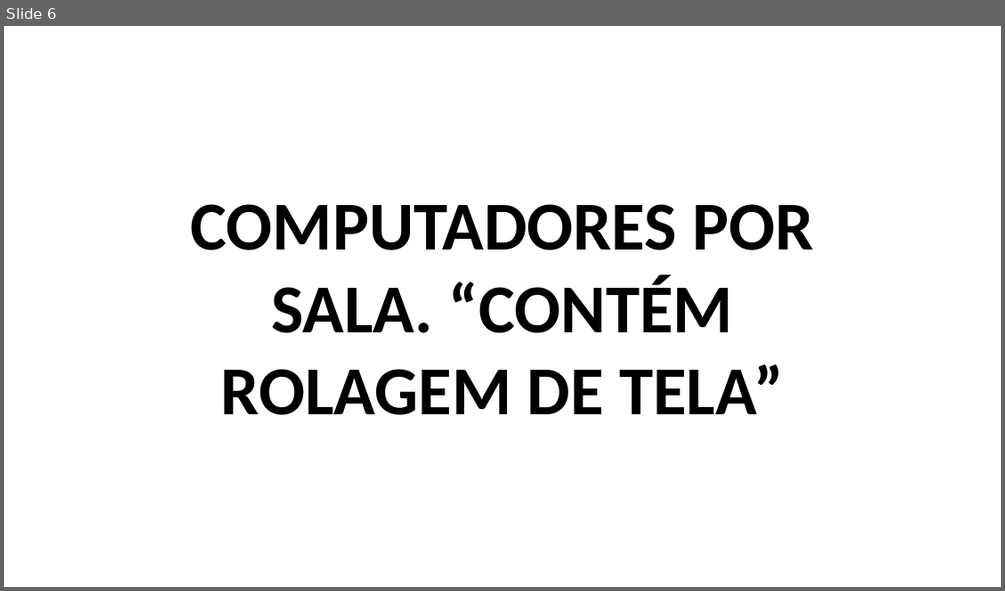
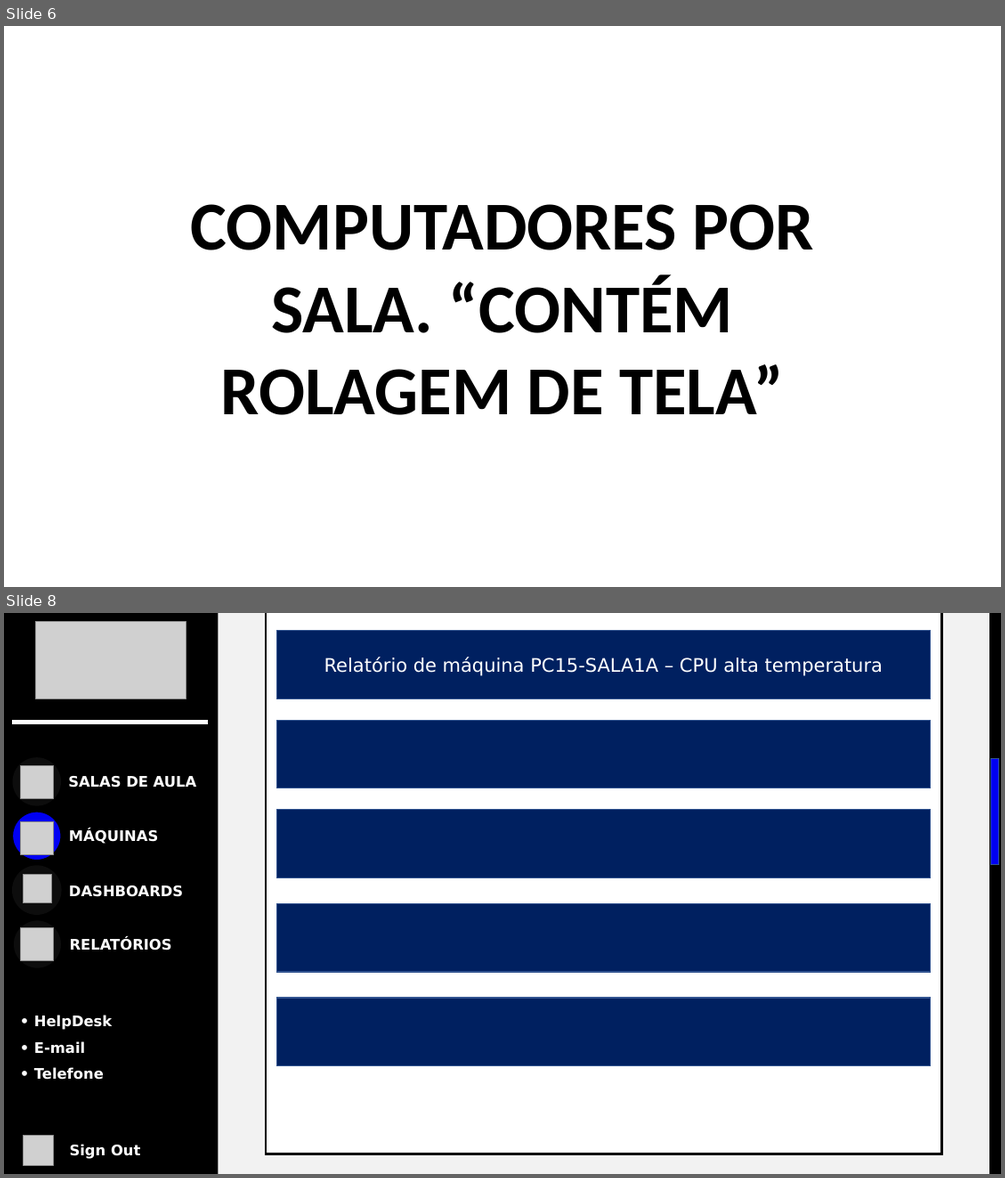
Before and after one commit to BandTec/grupo-04-adsb-20201, a slide deck: Prototipação de Dashboard/Prototipação-de-Tela.pptx. Shown one above the other, each under a label of ours: slide 6 before the commit, slides 6 and 8 after it; the slides between them are not shown. The pictures are 1005x591 and 1005x1178 pixels, drawn with LibreOffice and Linux fonts; fonts in the diff are those of the drawing; grey boxes stand for pictures. Boxes give left, top, right and bottom in pixels: in the first picture for what was removed or moved away, otherwise in the second. Text is boxed around its words. In the diff, an @@ line names an element or a change of style, - is before the commit and + after.

Commit message:
Atualização de prototipação de tela dashboard

```diff
--- a/Prototipação de Dashboard/Prototipação-de-Tela.pptx
+++ b/Prototipação de Dashboard/Prototipação-de-Tela.pptx
@@ slide 8 added at (4, 613, 1001, 1174), background #FFFFFF @@
@@ rectangle added at (4, 613, 1001, 1174), fill #F2F2F2 @@
@@ rectangle added at (4, 613, 218, 1174), fill #000000 @@
@@ picture added at (36, 622, 186, 699) @@
@@ rectangle added at (266, 613, 942, 1154), fill #FFFFFF, outline #000000 2.25 pt @@
@@ rectangle added at (277, 630, 930, 698), fill #002060, outline #325491 1 pt, 18 pt, text #FFFFFF @@
+Relatório de máquina PC15-SALA1A – CPU alta temperatura
@@ rectangle added at (989, 613, 1001, 1174), fill #000000, outline #000000 1 pt @@
@@ rectangle added at (12, 720, 207, 723), fill #FFFFFF, outline #FFFFFF 1 pt @@
@@ line added from (34, 721) to (34, 729), #000000 0.5 pt @@
@@ rectangle added at (277, 720, 930, 788), fill #002060, outline #325491 1 pt @@
@@ ellipse added at (12, 757, 61, 806), fill #0D0D0D @@
@@ picture added at (20, 765, 53, 798) @@
@@ rectangle added at (991, 759, 998, 865), fill #0000F2, outline #325491 1 pt @@
@@ text added at (68, 776, 196, 787), 14 pt, text #FFFFFF, bold @@
+SALAS DE AULA
@@ ellipse added at (12, 811, 61, 860), fill #0000F2, outline #000000 1 pt @@
@@ picture added at (21, 821, 54, 854) @@
@@ rectangle added at (277, 810, 930, 877), fill #002060, outline #325491 1 pt @@
@@ text added at (69, 828, 158, 844), 14 pt, text #FFFFFF, bold @@
+MÁQUINAS
@@ ellipse added at (12, 866, 61, 915), fill #0D0D0D, outline #0D0D0D 1 pt @@
@@ picture added at (23, 874, 52, 903) @@
@@ text added at (69, 885, 183, 897), 14 pt, text #FFFFFF, bold @@
+DASHBOARDS
@@ rectangle added at (277, 904, 930, 972), fill #002060, outline #325491 1 pt @@
@@ ellipse added at (13, 919, 62, 968), fill #0D0D0D, outline #000000 1 pt @@
@@ picture added at (21, 928, 54, 961) @@
@@ text added at (70, 937, 172, 950), 14 pt, text #FFFFFF, bold @@
+RELATÓRIOS
@@ rectangle added at (277, 997, 930, 1065), fill #002060, outline #325491 1 pt @@
@@ text added at (34, 1014, 112, 1079), 14 pt, text #FFFFFF, bold @@
+• HelpDesk
+• E-mail
+• Telefone
@@ picture added at (24, 1135, 53, 1165) @@
@@ text added at (70, 1143, 140, 1159), 14 pt, text #FFFFFF, bold @@
+Sign Out
```
Also in this commit, not shown: 3 slides changed, 7 other slides added.
